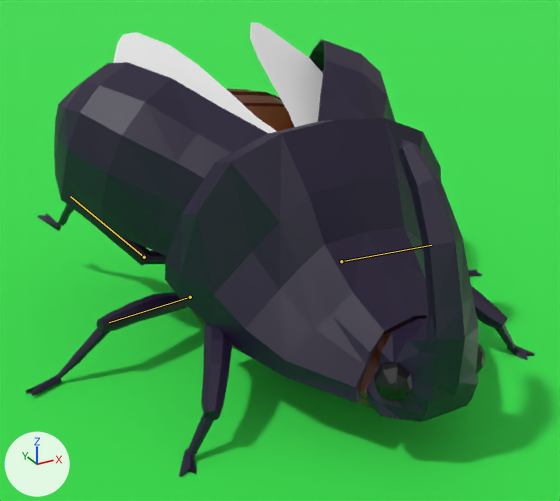
What one commit did to the Blender file 3DModels/Beetle.blend.
Rendered twice from a 50 mm lens placed at (-4.43, -9.94, 5.09), pointed at (-0.17, -2.19, 1.21). Lighting does not change. The marker at lower left points along +X, +Y and +Z. Both versions are drawn at frame 10 of the action 'Headbutt'; the numbers are the values there. The bones that change are drawn over the model as lines.

In view in the first picture: 'Body', 'Femur.R.001', 'Femur.R.002', 'Femur.R.003', 'Ground', 'Helm', 'Horn', 'Shell.L', 'Shell.R', 'Sphere', 'Tarsus.L.002', 'Tarsus.R.002', 'Tarsus.R.003', 'Tibia.R.002', 'Tibia.R.003', 'Wing.L', 'Wing.R'.
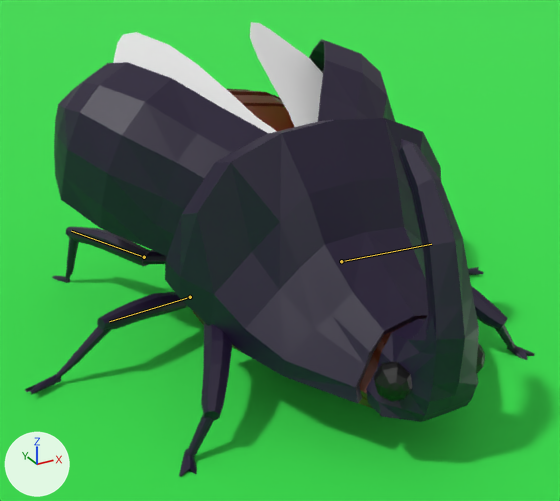
Boxes (x1, y1, x2, y2) around the edits, measured in the pictures (560 x 501 px):
'Femur.R.002', posed: before (97, 292, 189, 332); after (97, 292, 189, 330)
'Femur.R.003', posed: before (74, 209, 152, 266); after (66, 227, 151, 267)
'Tibia.R.002', posed: before (56, 327, 111, 379); after (56, 326, 112, 378)
'Tibia.R.003', posed: before (56, 204, 74, 227); after (65, 237, 79, 279)
'Tarsus.R.002', posed: before (25, 376, 62, 396); after (25, 374, 61, 394)
'Tarsus.R.003', posed: before (37, 213, 61, 230); after (52, 276, 70, 283)
'Tarsus.L.002', posed (7% wider): before (468, 269, 482, 277); after (468, 267, 483, 275)
bone 'Femur.R.002', root to tip: before (190, 297) to (109, 322); after (190, 297) to (109, 321)
bone 'Femur.R.003', root to tip: before (144, 257) to (70, 196); after (144, 257) to (71, 231)
bone 'Femur.L.002', root to tip: before (341, 261) to (431, 245); after (341, 261) to (431, 244)

The change in detail:
Bone 'Femur.R.002' (bone_femur_r_002) turns from (-2, -8, 0) to (-1, -8, 0) degrees about its own x, y and z.
Bone 'Femur.R.003' (bone_femur_r_003) turns from (-1, -7, -7) to (-26, 6, -10) degrees about its own x, y and z.
Bone 'Femur.L.002' (bone_femur_l_002) turns from (-2, 8, 0) to (-1, 8, 0) degrees about its own x, y and z.
